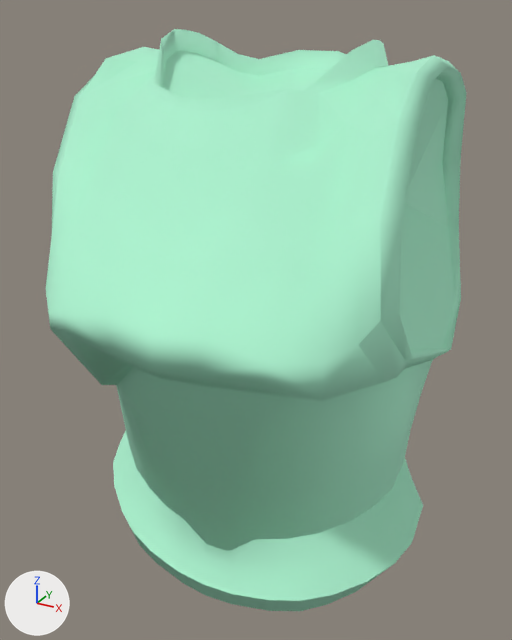
The glTF model client/assets/models/items_skinned/fighter_rig/armor/bronze_bp.glb: old version first, new version second.
Before and after are seen from a camera (50 mm lens) standing at (0.269, -0.507, 1.586) and looking at (-0.001, -0.017, 1.341). The lights are fixed; the arrows at lower left show +X, +Y and +Z. Vertices at the same position are counted once.
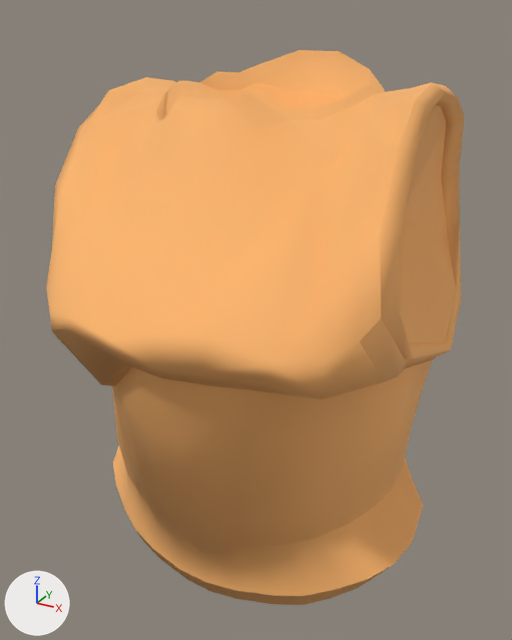
Where the change shows, as pixel boxes (x1, y1, x2, y2) in the pictures (512 x 640 px):
'Sphere003', recoloured, reshaped, turned
    before: (45, 29, 466, 611)
    after: (46, 50, 464, 605)

Diff of the bpy script that builds the scene:
```diff
--- a/client/assets/models/items_skinned/fighter_rig/armor/bronze_bp.glb.py
+++ b/client/assets/models/items_skinned/fighter_rig/armor/bronze_bp.glb.py
@@ mat_20___default @@
+mat_20___default = principled_material('20 - Default')
+mat_20___default.base_color = (1.0, 0.502, 0.169)  # orange #ffbc72
+mat_20___default.metallic = 0.2
+mat_20___default.roughness = 0.8
@@ me_sphere003 @@
 # used by ob_sphere003; location = (0.002, 0.0, 0.973); rotation_euler = (1.571, -1.571, 0.0), in degrees (90, -90, 0); scale = (100.0, 100.0, 100.0)
-me_sphere003.from_pydata(...)  # 513 vertices, 1016 faces; spans x 0.00137..0.00598, y -0.00156..0.00162, z -0.00132..0.00167
-me_sphere003.materials.append(mat_21___default)  # green #b4f7d7
+me_sphere003.from_pydata(...)  # 513 vertices, 1016 faces; spans x -0.00133..0.00165, y -0.00579..-0.00137, z -0.00162..0.00156
+# me_sphere003 part 1: 513 of 513 vertices moved; they spanned x 0.00137..0.00598, y -0.00156..0.00162, z -0.00132..0.00167 and now span x -0.00133..0.00165, y -0.00579..-0.00137, z -0.00162..0.00156; mean shift (-0.0038, -0.0038, -0.00007); largest move (0.00577, 0.00127, -0.00053) -> (-0.00054, -0.00552, -0.00127)
+me_sphere003.materials.append(mat_20___default)  # orange #ffbc72
@@ ob_sphere003 @@
 ob_sphere003.location = (0.002, 0.0, 0.973)
-ob_sphere003.rotation_euler = (1.571, -1.571, 0.0)  # degrees (90, -90, 0)
+ob_sphere003.rotation_euler = (-1.571, 0.0, -1.571)  # degrees (-90, 0, -90)
 ob_sphere003.scale = (100.0, 100.0, 100.0)
```
